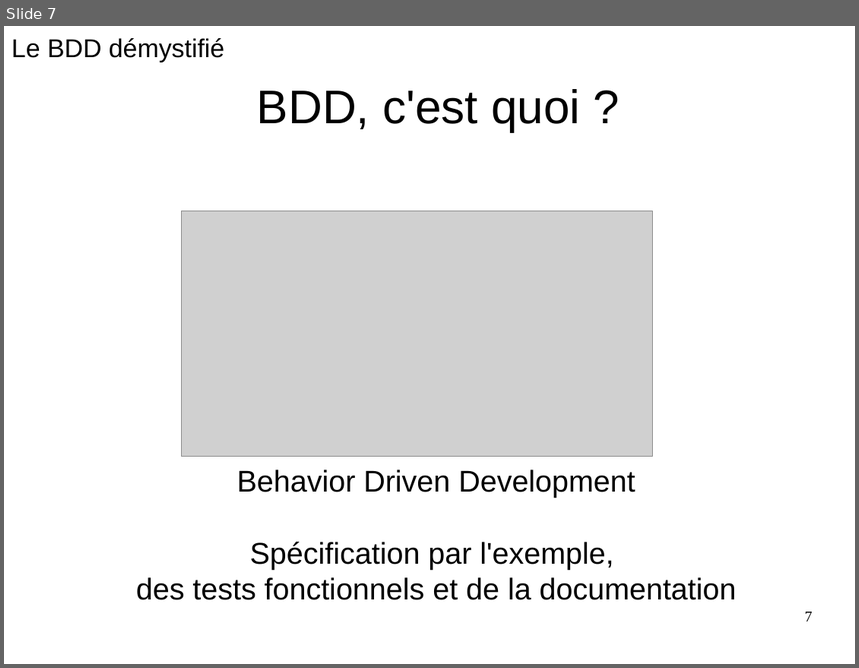
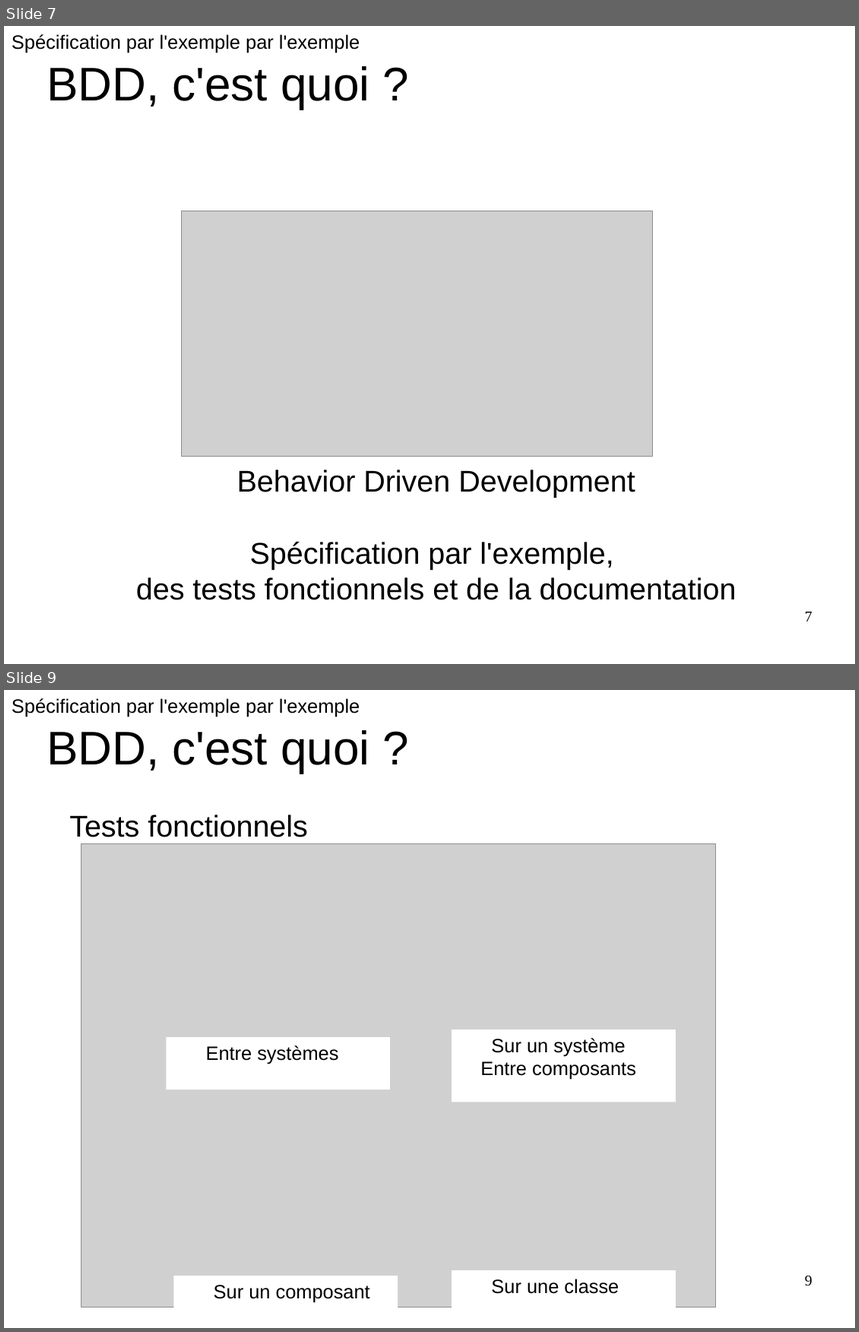
Before and after one commit to GeReinhart/dojo-bdd-library-ws-java, a slide deck: doc/BDD_presentation_agile_grenoble_2016.odp. Shown one above the other, each under a label of ours: slide 7 before the commit, slides 7 and 9 after it; the slides between them are not shown. The pictures are 859x668 and 859x1332 pixels, drawn with LibreOffice and Linux fonts; fonts in the diff are those of the drawing; grey boxes stand for pictures. Boxes give left, top, right and bottom in pixels: in the first picture for what was removed or moved away, otherwise in the second. Text is boxed around its words. In the diff, an @@ line names an element or a change of style, - is before the commit and + after.

```diff
--- a/doc/BDD_presentation_agile_grenoble_2016.odp
+++ b/doc/BDD_presentation_agile_grenoble_2016.odp
@@ slide 9 added at (4,690,855,1328), background #FFFFFF @@
@@ text added at (12,698,360,717), 18 pt, text #000000 @@
+Spécification par l'exemple par l'exemple
@@ text added at (47,730,370,774), 44 pt, text #000000 @@
+BDD, c'est quoi ?
@@ text added at (69,815,308,837), 28 pt, text #000000 @@
+Tests fonctionnels
@@ picture added at (82,844,716,1308) @@
@@ picture added at (136,844,713,1308) @@
@@ rectangle added at (452,1030,676,1103), fill #FFFFFF, 18 pt, text #000000 @@
+Sur un système
+Entre composants
@@ rectangle added at (166,1037,390,1090), fill #FFFFFF, 18 pt, text #000000 @@
+Entre systèmes
@@ rectangle added at (174,1276,398,1328), fill #FFFFFF, 18 pt, text #000000 @@
+Sur un composant
@@ rectangle added at (452,1271,676,1323), fill #FFFFFF, 18 pt, text #000000 @@
+Sur une classe
@@ page number added at (805,1276,813,1287), 14 pt, text #000000 @@
+9
@@ slide 7 changed as well @@
@@ text removed at (12,38,224,62) @@
-Le BDD démystifié
@@ text added at (12,34,360,53), 18 pt, text #000000 @@
+Spécification par l'exemple par l'exemple
@@ text "BDD, c'est quoi ?": place and size @@
-text "BDD, c'est quoi ?" at (257,89,580,132)
+text "BDD, c'est quoi ?" at (47,66,370,110)
@@ text "BDD, c'est quoi ?" at (47,66,370,110): alignment centre to left; indent changed @@
```
Also in this commit, not shown: 29 other slides changed, 24 other slides added, 3 slides removed, 43 other files.
